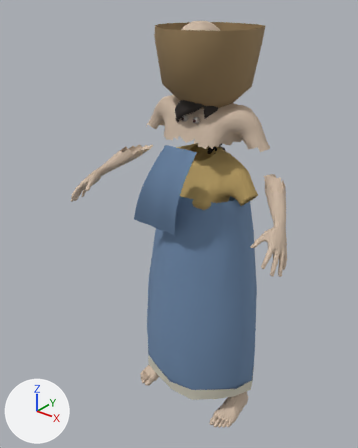
An edit to the Blender file WorkingAssets/NPCs/village_fruit_seller/village_fruit_seller_mpfb.blend, drawn before and after from the same camera.
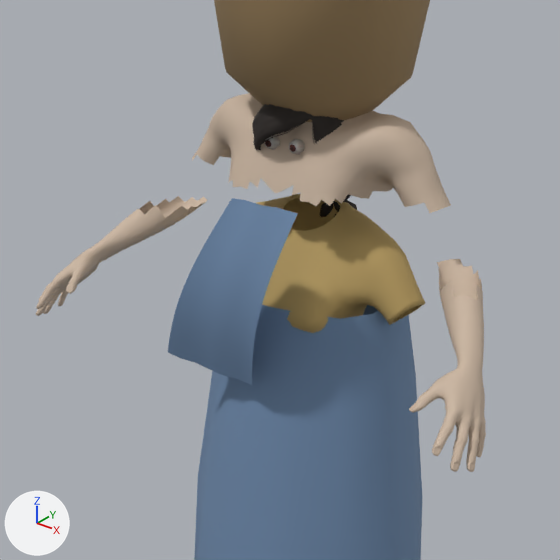
There are two pictures of each version: one whole from a 50 mm lens placed at (1.087, -1.53, 1.782), pointed at (-0.074, -0.079, 0.882), one close up on the part from 15% to 90% of the width and 11% to 71% of the height. Every picture has the same lights, and +X, +Y and +Z are marked at lower left. The first two pictures are the older version.

Names of what the first close-up shows: 'Farmer_hair', 'Fitted cotton upper base', 'Fruit seller head basket', 'Woven sari pallu over blouse', 'Wrapped sari lower drape', 'village_fruit_seller_MakeHuman_body' and 1 more.
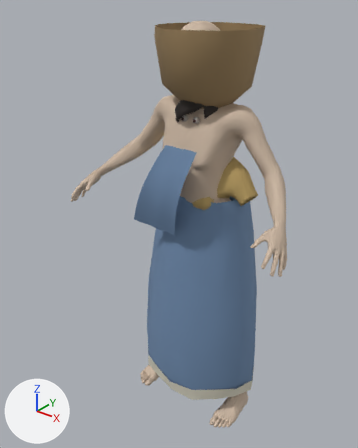
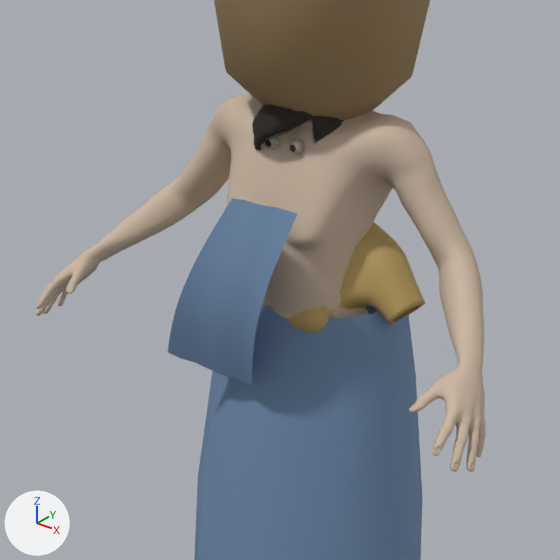
Changed parts and their boxes [x1, y1, x2, y2] in the close-ups (560 x 560 px):
'village_fruit_seller_MakeHuman_body', modifiers changed
    both: [36, 93, 486, 472]

What the commit changed:
Object 'village_fruit_seller_MakeHuman_body' (ob_village_fruit_seller_makehuman_body) loses its MASK modifier named 'Hide skin beneath period cloth'.
Modifier setting removed (it was vertex_group = 'Visible period skin').
